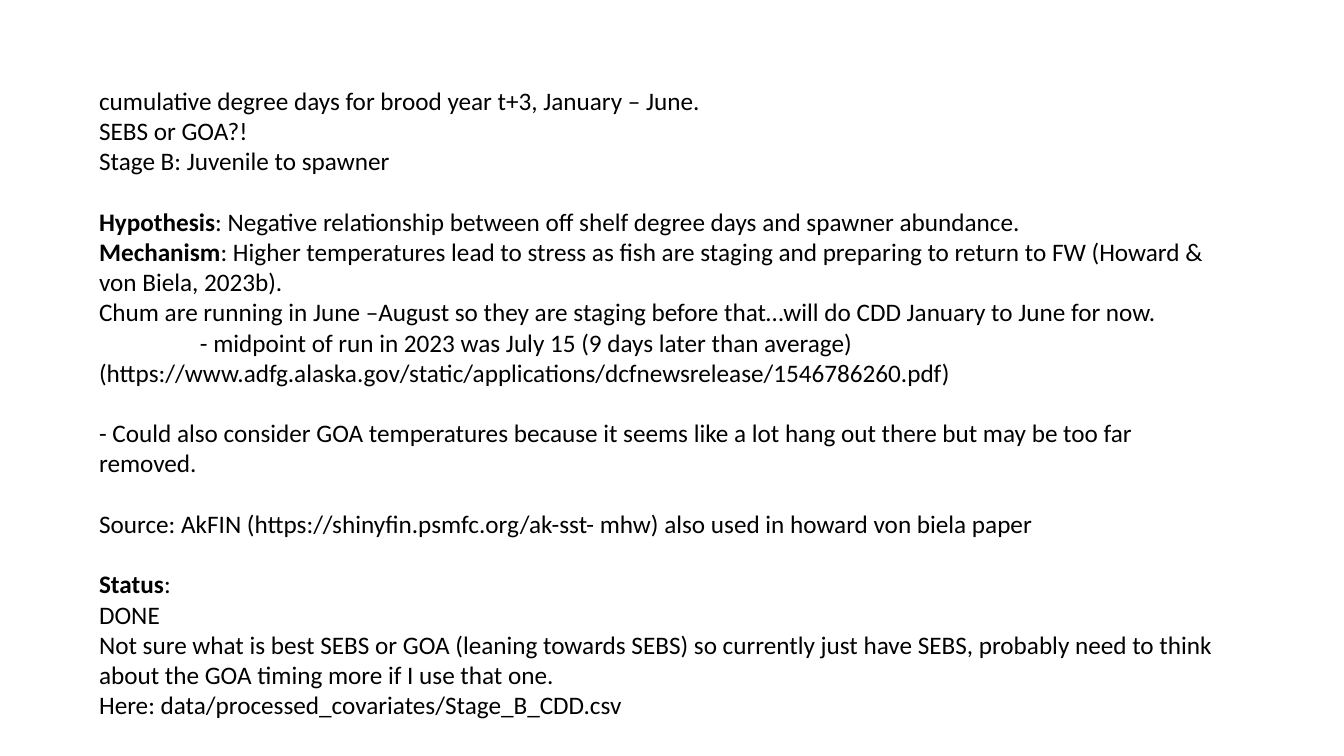
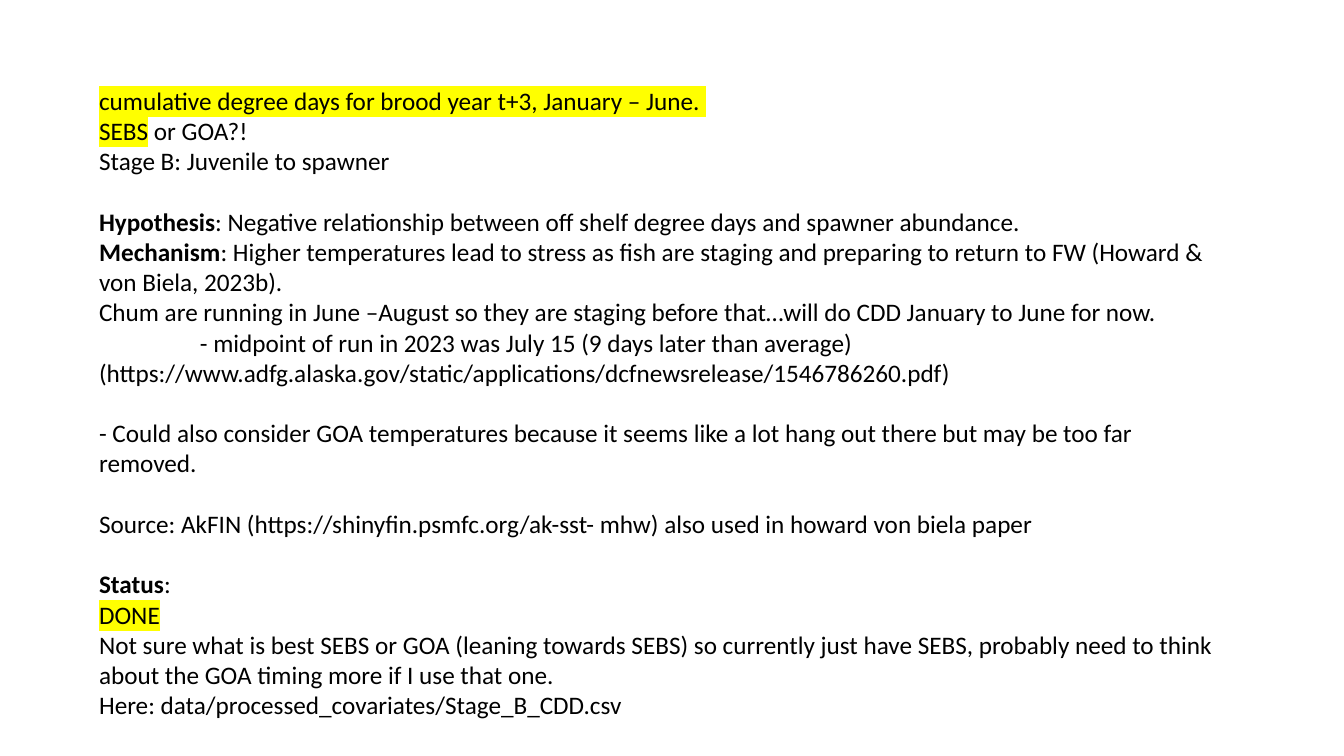
Before and after one commit to genoa-sullaway/Yukon-Chum-IPM, a slide deck: slide 5 of notes/Covariate_notes.pptx. Drawn at 1344x756 pixels with LibreOffice and Linux fonts; fonts in the diff are those of the drawing. Boxes give left, top, right and bottom in pixels: in the first picture for what was removed or moved away, otherwise in the second. Text is boxed around its words. In the diff, an @@ line names an element or a change of style, - is before the commit and + after.

```diff
--- a/notes/Covariate_notes.pptx
+++ b/notes/Covariate_notes.pptx
@@ text at (99, 92, 699, 624): highlight none to #FFFF00 in "cumulative degree days for brood year t+3, ...", "SEBS", "DONE" @@
```
Also in this commit, not shown: 5 other slides changed, 10 other files.
